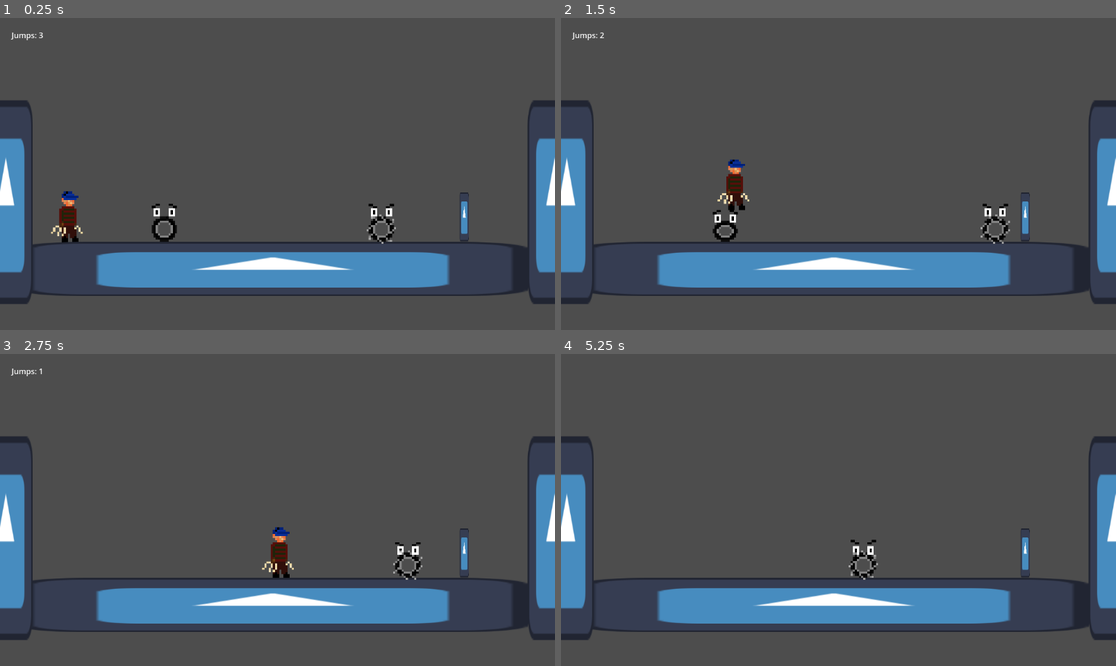
Above: before the commit, frames 1-4 (two rows, left to right).
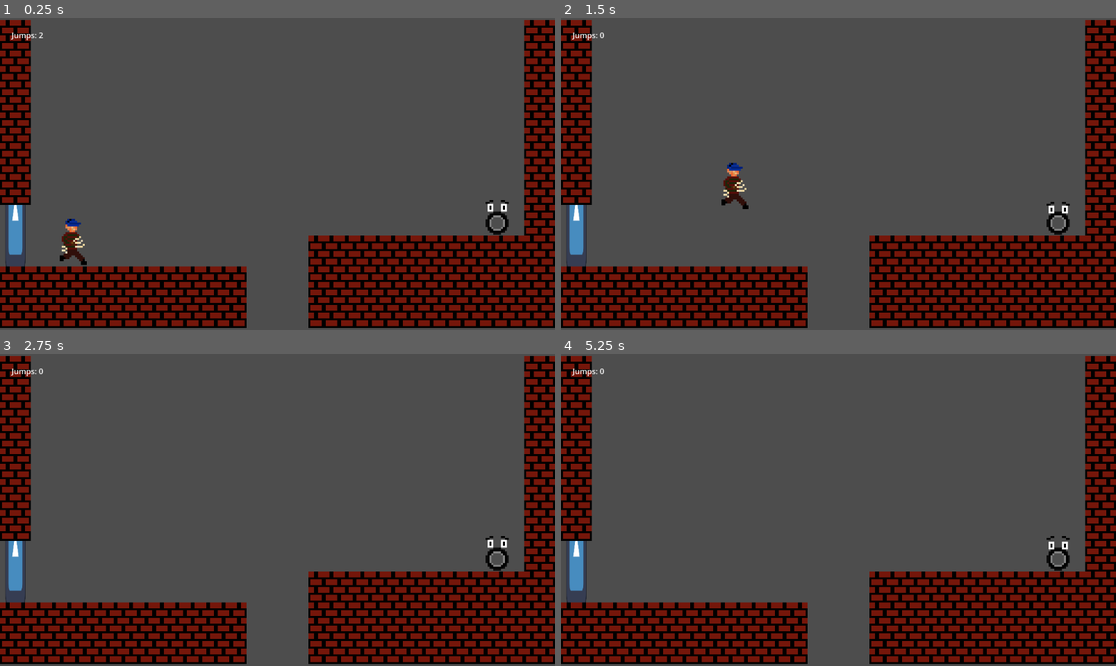
Above: after the commit, the same moments.

Repository: SamolasGit/GameJam
Game: Godot game, scene res://Scenes/Fase_1.tscn
Two runs of this game, one before a commit and one after it. Both use one fixed random seed, a clock stepped at 60 frames per second and the inputs below. Before the commit the project starts from res://Scenes/Fase1.tscn. The engine's default icon, where the game draws it, is replaced by a stand-in: a white triangle on a blue panel in a dark square.
Inputs:
- Up to frame 1 (0.25 s): no input
- Up to frame 2 (1.5 s): tap Enter at 0.5 s; tap Space (Jump) at 0.6, 0.77, 1.07, 1.35 s
- Up to frame 3 (2.75 s): tap Space (Jump) at 1.52, 1.82, 2.1 s
- Up to frame 4 (5.25 s): tap Space (Jump) at 2.85, 3.02, 3.32, 3.6, 3.77, 4.07, 4.35, 4.52, 4.82, 5.1 s

The runs differ from the first frame. In frame 1, 34% of the frame differs, in the area x 0-100%, y 0-100%; in frame 2, 34%; in frame 3, 34%; in frame 4, 33%.

Commit message:
FizLevel

Diff:
--- a/Freddy/Scenes/Fase1.tscn
+++ b/Freddy/Scenes/FaseTeste.tscn
@@ -1,32 +1,31 @@
 [gd_scene load_steps=8 format=3 uid="uid://1jxl0xse20xd"]
 
-[ext_resource type="PackedScene" uid="uid://y07evr6e4yfu" path="res://actors/player/player.tscn" id="1_5f47c"]
-[ext_resource type="Script" path="res://Scenes/scene.gd" id="1_qxll3"]
-[ext_resource type="PackedScene" uid="uid://dbneco8wu7pen" path="res://actors/pneu/pneu.tscn" id="2_efxfq"]
-[ext_resource type="PackedScene" uid="uid://ssawnodud577" path="res://actors/pneu/pneu_spike/PneuSpike.tscn" id="3_vby2f"]
-[ext_resource type="Texture2D" uid="uid://b2njjcq8ecv40" path="res://Sprites/icon.svg" id="4_6tdug"]
-[ext_resource type="PackedScene" uid="uid://byiyr3dqvwrwg" path="res://actors/porta/Porta.tscn" id="6_hktcw"]
+[ext_resource type="Script" path="res://Scenes/scene.gd" id="1_bilu7"]
+[ext_resource type="PackedScene" uid="uid://y07evr6e4yfu" path="res://actors/player/player.tscn" id="2_jwytj"]
+[ext_resource type="Texture2D" uid="uid://b2njjcq8ecv40" path="res://Sprites/icon.svg" id="3_rt74s"]
+[ext_resource type="PackedScene" uid="uid://dbneco8wu7pen" path="res://actors/pneu/pneu.tscn" id="4_y83b6"]
+[ext_resource type="PackedScene" uid="uid://ssawnodud577" path="res://actors/pneu/pneu_spike/PneuSpike.tscn" id="5_bx7fi"]
+[ext_resource type="PackedScene" uid="uid://byiyr3dqvwrwg" path="res://actors/porta/Porta.tscn" id="6_a4qxt"]
 
 [sub_resource type="RectangleShape2D" id="RectangleShape2D_ikti2"]
 size = Vector2(1154, 20)
 
 [node name="World" type="Node2D"]
-script = ExtResource("1_qxll3")
+script = ExtResource("1_bilu7")
 
 [node name="Camera2D" type="Camera2D" parent="."]
 position = Vector2(0, -161)
 zoom = Vector2(0.877, 0.877)
 
-[node name="player" parent="." instance=ExtResource("1_5f47c")]
+[node name="player" parent="." instance=ExtResource("2_jwytj")]
 position = Vector2(-541, -81)
-scale = Vector2(5, 5)
 
 [node name="ground" type="StaticBody2D" parent="."]
 
 [node name="Icon" type="Sprite2D" parent="ground"]
 position = Vector2(-11, 64)
 scale = Vector2(9.4375, 1)
-texture = ExtResource("4_6tdug")
+texture = ExtResource("3_rt74s")
 
 [node name="CollisionShape2D" type="CollisionShape2D" parent="ground"]
 position = Vector2(0, 10)
--- /dev/null
+++ b/Freddy/Scenes/Fase_1.tscn
@@ -0,0 +1,39 @@
+[gd_scene load_steps=7 format=3 uid="uid://b1i5dextkknn5"]
+
+[ext_resource type="Texture2D" uid="uid://dcabm51c303qt" path="res://Sprites/Tijolo.png" id="1_mkh2u"]
+[ext_resource type="PackedScene" uid="uid://byiyr3dqvwrwg" path="res://actors/porta/Porta.tscn" id="2_fl2g6"]
+[ext_resource type="PackedScene" uid="uid://dbneco8wu7pen" path="res://actors/pneu/pneu.tscn" id="3_rf60m"]
+[ext_resource type="PackedScene" uid="uid://y07evr6e4yfu" path="res://actors/player/player.tscn" id="4_tn8rs"]
+
+[sub_resource type="TileSetAtlasSource" id="TileSetAtlasSource_ks7tf"]
+texture = ExtResource("1_mkh2u")
+0:0/0 = 0
+0:0/0/physics_layer_0/linear_velocity = Vector2(0, 0)
+0:0/0/physics_layer_0/angular_velocity = 0.0
+0:0/0/physics_layer_0/polygon_0/points = PackedVector2Array(-8, -8, 8, -8, 8, 8, -8, 8)
+
+[sub_resource type="TileSet" id="TileSet_yu3ym"]
+physics_layer_0/collision_layer = 2
+sources/0 = SubResource("TileSetAtlasSource_ks7tf")
+
+[node name="Fase1" type="Node2D"]
+
+[node name="TileMap" type="TileMap" parent="."]
+texture_filter = 1
+tile_set = SubResource("TileSet_yu3ym")
+format = 2
+layer_0/tile_data = PackedInt32Array(327678, 0, 0, 327677, 0, 0, 327676, 0, 0, 327675, 0, 0, 327674, 0, 0, 327673, 0, 0, 327672, 0, 0, 327671, 0, 0, 262135, 0, 0, 262136, 0, 0, 262137, 0, 0, 262138, 0, 0, 262139, 0, 0, 262140, 0, 0, 262141, 0, 0, 262142, 0, 0, 196609, 0, 0, 262145, 0, 0, 262146, 0, 0, 262147, 0, 0, 262148, 0, 0, 262149, 0, 0, 262150, 0, 0, 262151, 0, 0, 196615, 0, 0, 196616, 0, 0, 262152, 0, 0, 196614, 0, 0, 196613, 0, 0, 196612, 0, 0, 196611, 0, 0, 196610, 0, 0, 65527, 0, 0, -9, 0, 0, -65545, 0, 0, -131081, 0, 0, -196617, 0, 0, -262153, 0, 0, 131073, 0, 0, 131074, 0, 0, 131075, 0, 0, 131076, 0, 0, 131077, 0, 0, 131078, 0, 0, 131079, 0, 0, 131080, 0, 0, 65544, 0, 0, 8, 0, 0, -65528, 0, 0, -131064, 0, 0, -196600, 0, 0, -262136, 0, 0, -327672, 0, 0)
+
+[node name="Camera2D" type="Camera2D" parent="."]
+zoom = Vector2(4, 4)
+
+[node name="porta" parent="." instance=ExtResource("2_fl2g6")]
+z_index = -1
+position = Vector2(-136, 1)
+scale = Vector2(0.478182, 0.46114)
+
+[node name="pneu" parent="." instance=ExtResource("3_rf60m")]
+position = Vector2(115, 23)
+
+[node name="player" parent="." instance=ExtResource("4_tn8rs")]
+position = Vector2(-107, 31)
--- /dev/null
+++ b/Freddy/Scenes/Fase_2.tscn
@@ -0,0 +1,39 @@
+[gd_scene load_steps=7 format=3 uid="uid://cskfs8mdif3r4"]
+
+[ext_resource type="Texture2D" uid="uid://dcabm51c303qt" path="res://Sprites/Tijolo.png" id="1_b3onj"]
+[ext_resource type="PackedScene" uid="uid://byiyr3dqvwrwg" path="res://actors/porta/Porta.tscn" id="2_2l5x1"]
+[ext_resource type="PackedScene" uid="uid://dbneco8wu7pen" path="res://actors/pneu/pneu.tscn" id="3_toe4d"]
+[ext_resource type="PackedScene" uid="uid://y07evr6e4yfu" path="res://actors/player/player.tscn" id="4_r6n4x"]
+
+[sub_resource type="TileSetAtlasSource" id="TileSetAtlasSource_wd4xu"]
+texture = ExtResource("1_b3onj")
+0:0/0 = 0
+0:0/0/physics_layer_0/linear_velocity = Vector2(0, 0)
+0:0/0/physics_layer_0/angular_velocity = 0.0
+0:0/0/physics_layer_0/polygon_0/points = PackedVector2Array(-8, -8, 8, -8, 8, 8, -8, 8)
+
+[sub_resource type="TileSet" id="TileSet_ph4kt"]
+physics_layer_0/collision_layer = 2
+sources/0 = SubResource("TileSetAtlasSource_wd4xu")
+
+[node name="Fase2" type="Node2D"]
+
+[node name="TileMap" type="TileMap" parent="."]
+texture_filter = 1
+tile_set = SubResource("TileSet_ph4kt")
+format = 2
+layer_0/tile_data = PackedInt32Array(262135, 0, 0, 262136, 0, 0, 262137, 0, 0, 327673, 0, 0, 327672, 0, 0, 327671, 0, 0, 196609, 0, 0, 196611, 0, 0, 196612, 0, 0, 196615, 0, 0, 196616, 0, 0, 262152, 0, 0, 262151, 0, 0, 262148, 0, 0, 262145, 0, 0, 262144, 0, 0, 262138, 0, 0, 327674, 0, 0, 327675, 0, 0, 262139, 0, 0, 327678, 0, 0, 327677, 0, 0, 262141, 0, 0, 262142, 0, 0, 196608, 0, 0, 131073, 0, 0, 131072, 0, 0, 131075, 0, 0, 131076, 0, 0, 262147, 0, 0, 65540, 0, 0, 65539, 0, 0, 262150, 0, 0, 196614, 0, 0, 131078, 0, 0, 65542, 0, 0, 7, 0, 0, 6, 0, 0, 65543, 0, 0, 131079, 0, 0, 131080, 0, 0, 65544, 0, 0, 8, 0, 0, -65528, 0, 0, -131064, 0, 0, -196600, 0, 0, -262136, 0, 0, -327672, 0, 0, 65527, 0, 0, -9, 0, 0, -65545, 0, 0, -131081, 0, 0, -196617, 0, 0, -262153, 0, 0, 196605, 0, 0, 196606, 0, 0, 65536, 0, 0, 65537, 0, 0, 3, 0, 0, 4, 0, 0, -65529, 0, 0, -65530, 0, 0)
+
+[node name="Camera2D" type="Camera2D" parent="."]
+zoom = Vector2(4, 4)
+
+[node name="porta" parent="." instance=ExtResource("2_2l5x1")]
+z_index = -1
+position = Vector2(-137, 10)
+scale = Vector2(-0.274051, 0.368865)
+
+[node name="pneu" parent="." instance=ExtResource("3_toe4d")]
+position = Vector2(114, -25)
+
+[node name="player" parent="." instance=ExtResource("4_r6n4x")]
+position = Vector2(-112, 32)
--- /dev/null
+++ b/Freddy/Scenes/Fase_3.tscn
@@ -0,0 +1,43 @@
+[gd_scene load_steps=8 format=3 uid="uid://6jr20lq0q1kw"]
+
+[ext_resource type="Texture2D" uid="uid://dcabm51c303qt" path="res://Sprites/Tijolo.png" id="1_r5eoc"]
+[ext_resource type="PackedScene" uid="uid://byiyr3dqvwrwg" path="res://actors/porta/Porta.tscn" id="2_f1n0g"]
+[ext_resource type="PackedScene" uid="uid://dbneco8wu7pen" path="res://actors/pneu/pneu.tscn" id="3_t5a4y"]
+[ext_resource type="PackedScene" uid="uid://y07evr6e4yfu" path="res://actors/player/player.tscn" id="4_u31ru"]
+[ext_resource type="PackedScene" uid="uid://ssawnodud577" path="res://actors/pneu/pneu_spike/PneuSpike.tscn" id="5_na8k5"]
+
+[sub_resource type="TileSetAtlasSource" id="TileSetAtlasSource_wd4xu"]
+texture = ExtResource("1_r5eoc")
+0:0/0 = 0
+0:0/0/physics_layer_0/linear_velocity = Vector2(0, 0)
+0:0/0/physics_layer_0/angular_velocity = 0.0
+0:0/0/physics_layer_0/polygon_0/points = PackedVector2Array(-8, -8, 8, -8, 8, 8, -8, 8)
+
+[sub_resource type="TileSet" id="TileSet_ph4kt"]
+physics_layer_0/collision_layer = 2
+sources/0 = SubResource("TileSetAtlasSource_wd4xu")
+
+[node name="Fase3" type="Node2D"]
+
+[node name="TileMap" type="TileMap" parent="."]
+texture_filter = 1
+tile_set = SubResource("TileSet_ph4kt")
+format = 2
+layer_0/tile_data = PackedInt32Array(262135, 0, 0, 262136, 0, 0, 262137, 0, 0, 327673, 0, 0, 327672, 0, 0, 327671, 0, 0, 196616, 0, 0, 262152, 0, 0, 262151, 0, 0, 262148, 0, 0, 262145, 0, 0, 262144, 0, 0, 262138, 0, 0, 327674, 0, 0, 327675, 0, 0, 262139, 0, 0, 327678, 0, 0, 327677, 0, 0, 262147, 0, 0, 262150, 0, 0, 131080, 0, 0, 65544, 0, 0, 8, 0, 0, -65528, 0, 0, -131064, 0, 0, -196600, 0, 0, -262136, 0, 0, -327672, 0, 0, 65527, 0, 0, -9, 0, 0, -65545, 0, 0, -131081, 0, 0, -196617, 0, 0, -262153, 0, 0, 262149, 0, 0, 262146, 0, 0, 327679, 0, 0, 327676, 0, 0, 262140, 0, 0)
+
+[node name="Camera2D" type="Camera2D" parent="."]
+zoom = Vector2(4, 4)
+
+[node name="porta" parent="." instance=ExtResource("2_f1n0g")]
+z_index = -1
+position = Vector2(-137, 10)
+scale = Vector2(-0.274051, 0.368865)
+
+[node name="pneu" parent="." instance=ExtResource("3_t5a4y")]
+position = Vector2(122, 55)
+
+[node name="player" parent="." instance=ExtResource("4_u31ru")]
+position = Vector2(-112, 32)
+
+[node name="CharacterBody2D" parent="." instance=ExtResource("5_na8k5")]
+position = Vector2(109, 55)
--- /dev/null
+++ b/Freddy/Scenes/Fase_4.tscn
@@ -0,0 +1,39 @@
+[gd_scene load_steps=7 format=3 uid="uid://bspjsltxvjlej"]
+
+[ext_resource type="Texture2D" uid="uid://dcabm51c303qt" path="res://Sprites/Tijolo.png" id="1_vd138"]
+[ext_resource type="PackedScene" uid="uid://byiyr3dqvwrwg" path="res://actors/porta/Porta.tscn" id="2_7pis3"]
+[ext_resource type="PackedScene" uid="uid://dbneco8wu7pen" path="res://actors/pneu/pneu.tscn" id="3_d4fgf"]
+[ext_resource type="PackedScene" uid="uid://y07evr6e4yfu" path="res://actors/player/player.tscn" id="4_tirxg"]
+
+[sub_resource type="TileSetAtlasSource" id="TileSetAtlasSource_wd4xu"]
+texture = ExtResource("1_vd138")
+0:0/0 = 0
+0:0/0/physics_layer_0/linear_velocity = Vector2(0, 0)
+0:0/0/physics_layer_0/angular_velocity = 0.0
+0:0/0/physics_layer_0/polygon_0/points = PackedVector2Array(-8, -8, 8, -8, 8, 8, -8, 8)
+
+[sub_resource type="TileSet" id="TileSet_ph4kt"]
+physics_layer_0/collision_layer = 2
+sources/0 = SubResource("TileSetAtlasSource_wd4xu")
+
+[node name="Fase4" type="Node2D"]
+
+[node name="TileMap" type="TileMap" parent="."]
+texture_filter = 1
+tile_set = SubResource("TileSet_ph4kt")
+format = 2
+layer_0/tile_data = PackedInt32Array(262135, 0, 0, 262136, 0, 0, 262137, 0, 0, 327673, 0, 0, 327672, 0, 0, 327671, 0, 0, 196616, 0, 0, 262152, 0, 0, 262151, 0, 0, 262148, 0, 0, 262138, 0, 0, 327674, 0, 0, 327675, 0, 0, 262139, 0, 0, 262147, 0, 0, 262150, 0, 0, 8, 0, 0, -65528, 0, 0, -131064, 0, 0, -196600, 0, 0, -262136, 0, 0, -327672, 0, 0, 65527, 0, 0, -9, 0, 0, -65545, 0, 0, -131081, 0, 0, -196617, 0, 0, -262153, 0, 0, 262149, 0, 0, 327676, 0, 0, 262140, 0, 0, 262143, 0, 0, 327679, 0, 0, 196611, 0, 0, 196612, 0, 0, 196613, 0, 0, 196608, 0, 0, 262144, 0, 0, 196614, 0, 0, 196615, 0, 0)
+
+[node name="Camera2D" type="Camera2D" parent="."]
+zoom = Vector2(4, 4)
+
+[node name="porta" parent="." instance=ExtResource("2_7pis3")]
+z_index = -1
+position = Vector2(-137, 10)
+scale = Vector2(-0.274051, 0.368865)
+
+[node name="pneu" parent="." instance=ExtResource("3_d4fgf")]
+position = Vector2(1, 39)
+
+[node name="player" parent="." instance=ExtResource("4_tirxg")]
+position = Vector2(-112, 32)
--- /dev/null
+++ b/Freddy/Scenes/Fase_5.tscn
@@ -0,0 +1,43 @@
+[gd_scene load_steps=8 format=3 uid="uid://djirrlja6cxix"]
+
+[ext_resource type="Texture2D" uid="uid://dcabm51c303qt" path="res://Sprites/Tijolo.png" id="1_02h7t"]
+[ext_resource type="PackedScene" uid="uid://byiyr3dqvwrwg" path="res://actors/porta/Porta.tscn" id="2_w3amv"]
+[ext_resource type="PackedScene" uid="uid://dbneco8wu7pen" path="res://actors/pneu/pneu.tscn" id="3_hsrnb"]
+[ext_resource type="PackedScene" uid="uid://y07evr6e4yfu" path="res://actors/player/player.tscn" id="4_ycb6l"]
+[ext_resource type="PackedScene" uid="uid://ssawnodud577" path="res://actors/pneu/pneu_spike/PneuSpike.tscn" id="5_f14ti"]
+
+[sub_resource type="TileSetAtlasSource" id="TileSetAtlasSource_wd4xu"]
+texture = ExtResource("1_02h7t")
+0:0/0 = 0
+0:0/0/physics_layer_0/linear_velocity = Vector2(0, 0)
+0:0/0/physics_layer_0/angular_velocity = 0.0
+0:0/0/physics_layer_0/polygon_0/points = PackedVector2Array(-8, -8, 8, -8, 8, 8, -8, 8)
+
+[sub_resource type="TileSet" id="TileSet_ph4kt"]
+physics_layer_0/collision_layer = 2
+sources/0 = SubResource("TileSetAtlasSource_wd4xu")
+
+[node name="Fase5" type="Node2D"]
+
+[node name="TileMap" type="TileMap" parent="."]
+texture_filter = 1
+tile_set = SubResource("TileSet_ph4kt")
+format = 2
+layer_0/tile_data = PackedInt32Array(262135, 0, 0, 262136, 0, 0, 262137, 0, 0, 327673, 0, 0, 327672, 0, 0, 327671, 0, 0, 196616, 0, 0, 262152, 0, 0, 262151, 0, 0, 262148, 0, 0, 327674, 0, 0, 327675, 0, 0, 262147, 0, 0, 262150, 0, 0, 8, 0, 0, -65528, 0, 0, -131064, 0, 0, -196600, 0, 0, -262136, 0, 0, -327672, 0, 0, 65527, 0, 0, -9, 0, 0, -65545, 0, 0, -131081, 0, 0, -196617, 0, 0, -262153, 0, 0, 262149, 0, 0, 327676, 0, 0, 327679, 0, 0, 196611, 0, 0, 196612, 0, 0, 196613, 0, 0, 262144, 0, 0, 196614, 0, 0, 196615, 0, 0, 327677, 0, 0, 327678, 0, 0, 262146, 0, 0, 262145, 0, 0, 262138, 0, 0, 65544, 0, 0, 131080, 0, 0, 131077, 0, 0, 131078, 0, 0, 131079, 0, 0, -8, 0, 0, -7, 0, 0, -6, 0, 0, -5, 0, 0, -4, 0, 0, -3, 0, 0, -2, 0, 0, -1, 0, 0, -65536, 0, 0, -65535, 0, 0, -65534, 0, 0, 65541, 0, 0, 65542, 0, 0, 65543, 0, 0)
+
+[node name="Camera2D" type="Camera2D" parent="."]
+zoom = Vector2(4, 4)
+
+[node name="porta" parent="." instance=ExtResource("2_w3amv")]
+z_index = -1
+position = Vector2(-137, 10)
+scale = Vector2(-0.274051, 0.368865)
+
+[node name="pneu" parent="." instance=ExtResource("3_hsrnb")]
+position = Vector2(-120, -25)
+
+[node name="player" parent="." instance=ExtResource("4_ycb6l")]
+position = Vector2(-112, 32)
+
+[node name="CharacterBody2D" parent="." instance=ExtResource("5_f14ti")]
+position = Vector2(-5, 55)
--- a/Freddy/actors/player/player.gd
+++ b/Freddy/actors/player/player.gd
@@ -2,18 +2,37 @@
 class_name Player
 
 @export var JumpCount = 3
-const SPEED = 200
-const JUMP_VELOCITY = -500.0
+const SPEED = 55
+const JUMP_VELOCITY = -280.0
 var dir = 1
 var gravity = 980
+var gameStarted = false
 @onready var Animator = $AnimatedSprite2D
 
 signal pulou
 
 func _ready() -> void:
+	if get_parent().name == "Fase2":
+		JumpCount = 4
+	elif get_parent().name == "Fase1":
+		JumpCount = 2
+	elif get_parent().name == "Fase4":
+		JumpCount = 5
+	elif get_parent().name == "Fase5":
+		JumpCount = 6
 	pulou.emit()
 
+
 func _physics_process(delta):
+	if gameStarted:
+		Engine.time_scale = 1
+	else:
+		Engine.time_scale = 0
+
+	if Input.is_anything_pressed():
+		gameStarted = true
+	if Input.is_key_label_pressed(KEY_R):
+		get_tree().reload_current_scene()
 	if is_on_wall():
 		dir *= -1
 		Animator.flip_h = !Animator.flip_h
--- a/Freddy/actors/player/player.tscn
+++ b/Freddy/actors/player/player.tscn
@@ -51,6 +51,7 @@
 size = Vector2(14, 24)
 
 [node name="player" type="CharacterBody2D" groups=["Player"]]
+collision_mask = 2
 script = ExtResource("1_2wacs")
 
 [node name="AnimatedSprite2D" type="AnimatedSprite2D" parent="."]
--- a/Freddy/actors/pneu/pneu.tscn
+++ b/Freddy/actors/pneu/pneu.tscn
@@ -83,6 +83,7 @@
 }]
 
 [node name="pneu" type="CharacterBody2D" groups=["Killable"]]
+scale = Vector2(0.2, 0.2)
 script = ExtResource("2_yemul")
 
 [node name="CollisionShape2D" type="CollisionShape2D" parent="."]
--- a/Freddy/actors/pneu/pneu_spike/PneuSpike.gd
+++ b/Freddy/actors/pneu/pneu_spike/PneuSpike.gd
@@ -1,7 +1,7 @@
 extends CharacterBody2D
 
 @onready var Animator = $AnimatedSprite2D
-const SPEED = 100
+const SPEED = 55
 const JUMP_VELOCITY = -400.0
 var gravity = 980
 var dir = 1
--- a/Freddy/actors/pneu/pneu_spike/PneuSpike.tscn
+++ b/Freddy/actors/pneu/pneu_spike/PneuSpike.tscn
@@ -57,6 +57,7 @@
 }]
 
 [node name="CharacterBody2D" type="CharacterBody2D" groups=["Spike"]]
+collision_mask = 2
 script = ExtResource("1_7hyhd")
 
 [node name="CollisionShape2D" type="CollisionShape2D" parent="."]
--- a/Freddy/project.godot
+++ b/Freddy/project.godot
@@ -11,7 +11,7 @@
 [application]
 
 config/name="Freddy"
-run/main_scene="res://Scenes/Fase1.tscn"
+run/main_scene="res://Scenes/Fase_1.tscn"
 config/features=PackedStringArray("4.2", "Forward Plus")
 config/icon="res://Sprites/icon.svg"
 
Not shown: 2 places in Freddy/Scenes/FaseTeste.tscn that only renumber resources
Binary file added: Freddy/Sprites/Tijolo.png
Not shown, added: Freddy/Sprites/Tijolo.png.import
